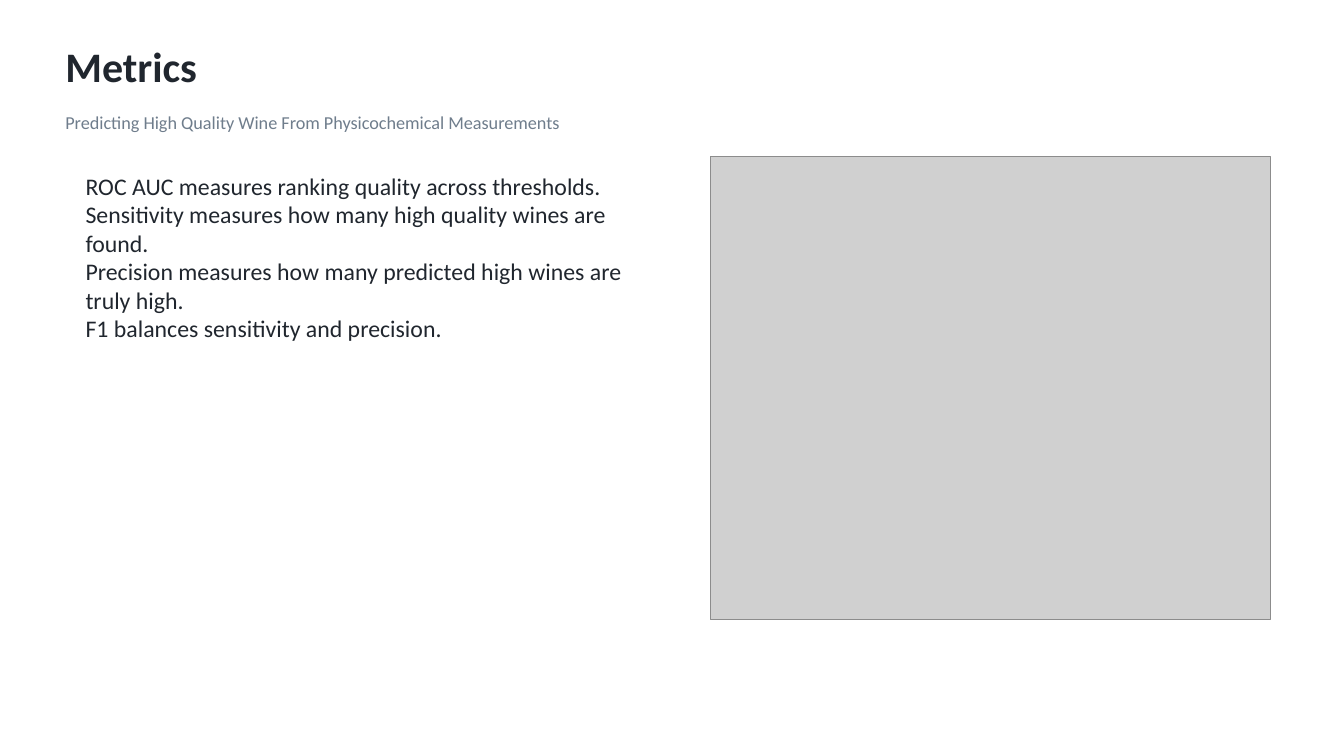
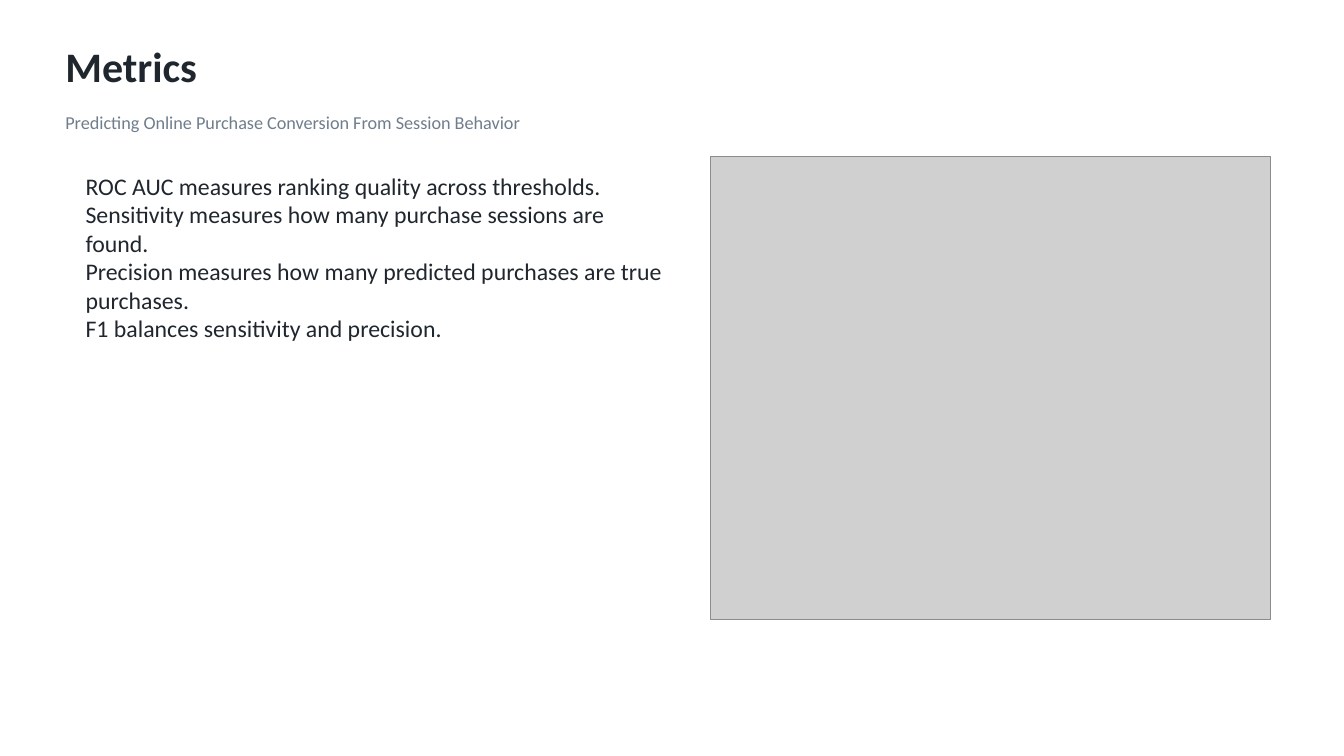
Before and after one commit to nikitarogers333/ads-predictive-modeling-final, a slide deck: slide 10 of Video_Presentation_Slides-Team1.pptx. Drawn at 1344x756 pixels with LibreOffice and Linux fonts; fonts in the diff are those of the drawing; grey boxes stand for pictures. Boxes give left, top, right and bottom in pixels: in the first picture for what was removed or moved away, otherwise in the second. Text is boxed around its words. In the diff, an @@ line names an element or a change of style, - is before the commit and + after.

Commit message:
Replace wine dataset with online shoppers conversion project

```diff
--- a/Video_Presentation_Slides-Team1.pptx
+++ b/Video_Presentation_Slides-Team1.pptx
@@ text at box(65, 116, 520, 132): text changed @@
-Predicting High Quality Wine From Physicochemical Measurements
+Predicting Online Purchase Conversion From Session Behavior
@@ text at box(86, 206, 662, 313): text changed @@
-Sensitivity measures how many high quality wines are found.
-Precision measures how many predicted high wines are truly high.
+Sensitivity measures how many purchase sessions are found.
+Precision measures how many predicted purchases are true purchases.
```
Also in this commit, not shown: 13 other slides changed, 38 other files.
